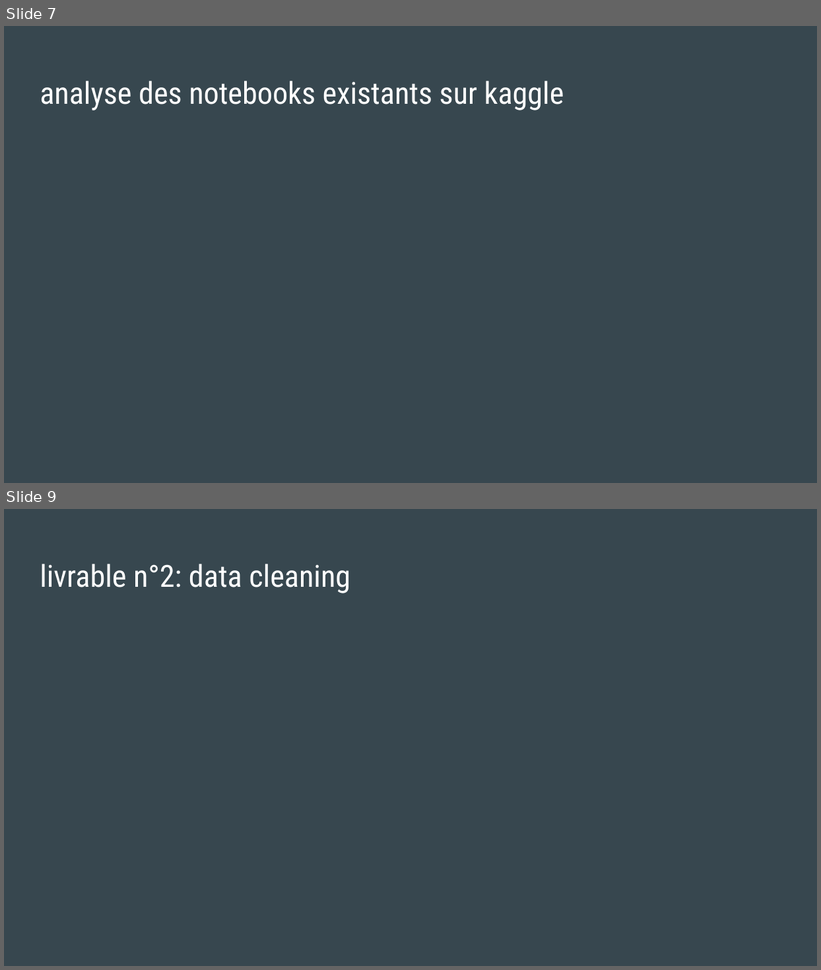
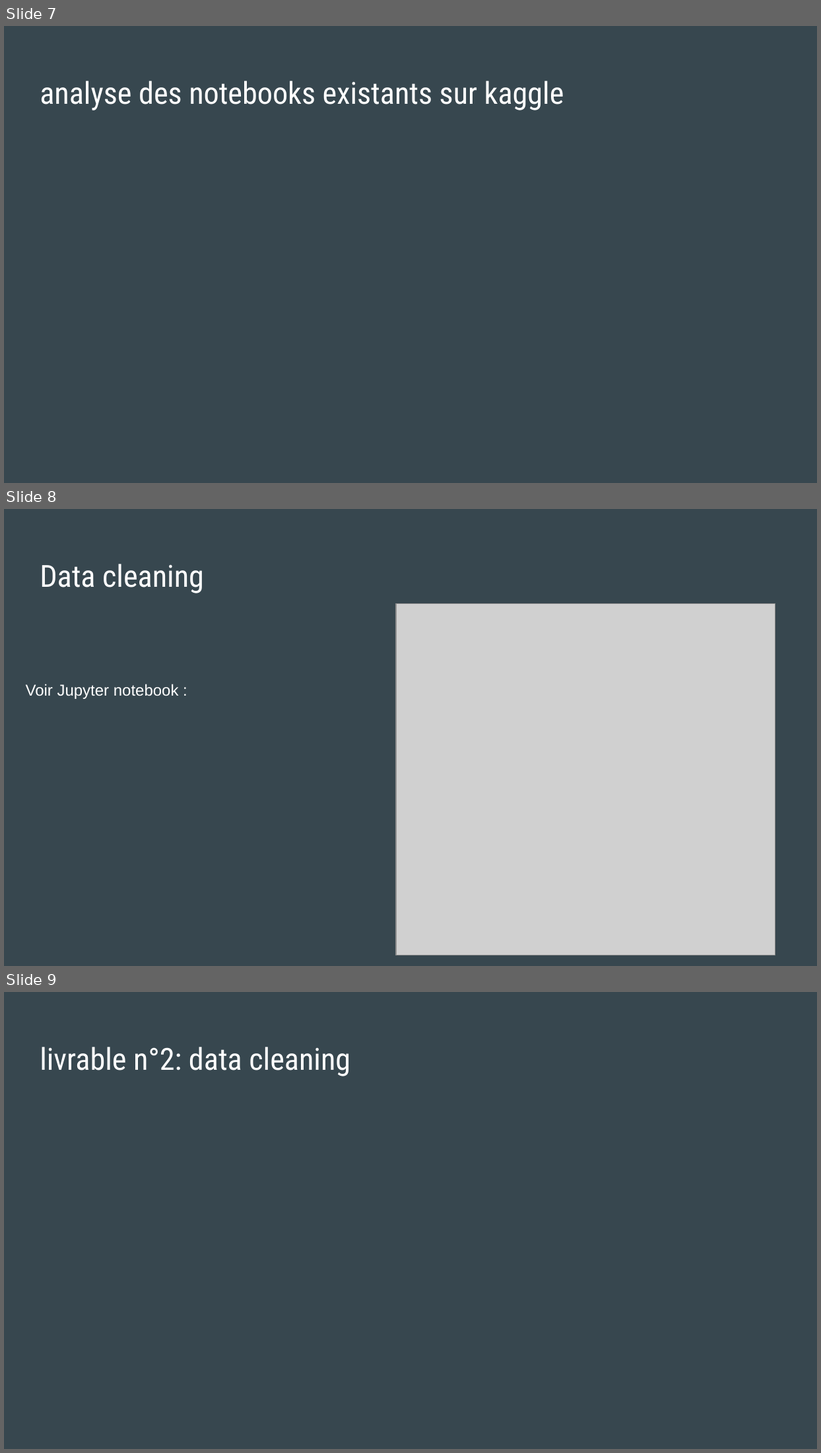
Before and after one commit to MarieDeSmedt/FoodFlix, a slide deck: FOODFLIX.pptx. Shown one above the other, each under a label of ours: slides 7 and 9 before the commit, slides 7, 8 and 9 after it; the slides between them are not shown. The pictures are 821x970 and 821x1453 pixels, drawn with LibreOffice and Linux fonts; fonts in the diff are those of the drawing; grey boxes stand for pictures. Boxes give left, top, right and bottom in pixels: in the first picture for what was removed or moved away, otherwise in the second. Text is boxed around its words. In the diff, an @@ line names an element or a change of style, - is before the commit and + after.

```diff
--- a/FOODFLIX.pptx
+++ b/FOODFLIX.pptx
@@ slide 8 added at (4,509,817,966), background #37474F @@
@@ title added at (40,564,204,593), 27 pt, text #FFFFFF @@
+Data cleaning
@@ picture added at (396,603,775,955) @@
@@ text added at (26,684,179,699), 14 pt, text #FFFFFF @@
+Voir Jupyter notebook :
```
Also in this commit, not shown: 1 slide changed, 1 slide removed.
